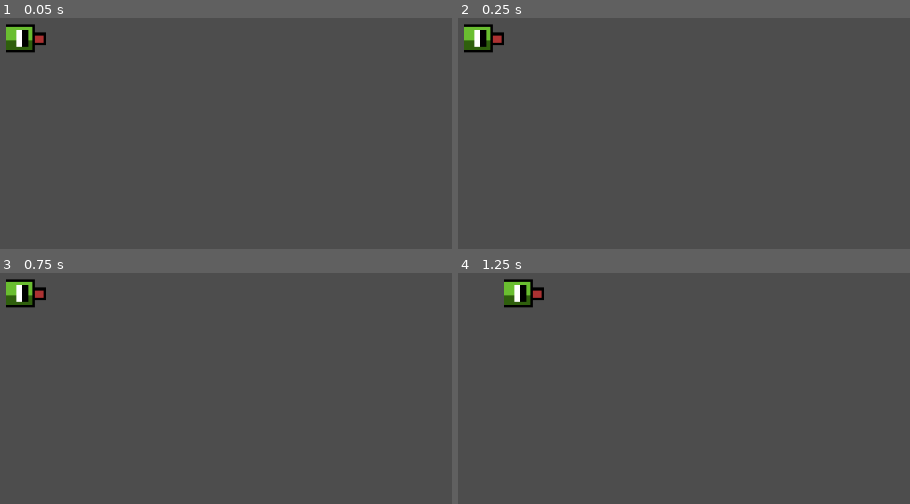
Above: before the commit, frames 1-4 (two rows, left to right).
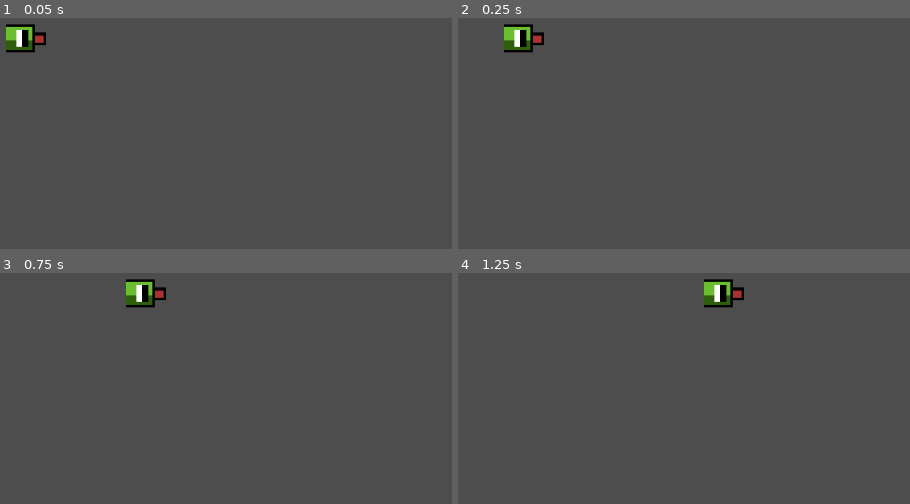
Above: after the commit, the same moments.

Repository: Mixcoatl69/Serpiente-glotona
Game: Godot game, scene res://juego/juego.tscn
The game is run twice, just before and just after one commit, with the same random seed, the same clock (stepped at 60 frames per second) and the same inputs.
Inputs:
- Up to frame 1 (0.05 s): no input
- Up to frame 2 (0.25 s): no input
- Up to frame 3 (0.75 s): hold Right (ui_right) from 0.53 s (still down)
- Up to frame 4 (1.25 s): keep holding Right (ui_right)

Frame 1 is identical in both runs. In frame 2, 1.9% of the frame differs, in the area x 1-20%, y 2-16%; in frame 3, 1.9%; in frame 4, 1.9%.

Commit message:
Añadí función wrap
ahora al llegar al limite de la pantalla la serpiente no se va en una dirección infinita si no que reaparece del lado contrario de la pantalla, además le aumente la velocidad de movimiento al jugador

Diff:
--- a/serpiente-glotona/juego/juego.gd
+++ b/serpiente-glotona/juego/juego.gd
@@ -1,11 +1,12 @@
 class_name Juego extends Node
 
 @onready var Cabeza: cabeza = $Cabeza as cabeza
+@onready var Limites: limites = %Limites as limites
 
 
 var time_between_moves:float = 1000.0
 var time_since_last_move:float = 0
-var speed:float = 1000.0
+var speed:float = 5000.0
 var move_dir:Vector2 = Vector2.RIGHT
 
 func _ready() -> void:
@@ -30,7 +31,8 @@
 		time_since_last_move = 0
 
 func update_serpiente():
-	print("mueve la serpiente")
+
 	var new_pos:Vector2 = Cabeza.position + move_dir * Global.GRID_SIZE
+	new_pos = Limites.wrap_vector(new_pos)
 	Cabeza.move_to(new_pos)
 	pass
--- a/serpiente-glotona/juego/juego.tscn
+++ b/serpiente-glotona/juego/juego.tscn
@@ -1,7 +1,8 @@
-[gd_scene load_steps=3 format=3 uid="uid://dcs1lf7n6ehdw"]
+[gd_scene load_steps=4 format=3 uid="uid://dcs1lf7n6ehdw"]
 
 [ext_resource type="Script" uid="uid://c7w2m8s6cc43q" path="res://juego/juego.gd" id="1_v8xs4"]
 [ext_resource type="PackedScene" uid="uid://dl8kj2y4ignu7" path="res://juego/cabeza.tscn" id="2_wvbjv"]
+[ext_resource type="Script" uid="uid://vgoin7mcm6f2" path="res://juego/limites.gd" id="3_kgj2k"]
 
 [node name="Juego" type="Node"]
 script = ExtResource("1_v8xs4")
@@ -9,3 +10,12 @@
 [node name="Cabeza" parent="." instance=ExtResource("2_wvbjv")]
 unique_name_in_owner = true
 position = Vector2(128, 192)
+
+[node name="Limites" type="Node2D" parent="."]
+unique_name_in_owner = true
+script = ExtResource("3_kgj2k")
+
+[node name="superior_izquierdo" type="Marker2D" parent="Limites"]
+
+[node name="inferior_derecho" type="Marker2D" parent="Limites"]
+position = Vector2(640, 360)
--- /dev/null
+++ b/serpiente-glotona/juego/limites.gd
@@ -0,0 +1,27 @@
+class_name limites extends Node2D
+
+@onready var superior_izquierdo: Marker2D = $superior_izquierdo
+@onready var inferior_derecho: Marker2D = $inferior_derecho
+
+var x_max:float
+var x_min:float
+var y_max:float
+var y_min:float
+
+# Called when the node enters the scene tree for the first time.
+func _ready() -> void:
+	x_max = inferior_derecho.position.x
+	x_min = superior_izquierdo.position.x
+	y_max = inferior_derecho.position.y
+	y_min = superior_izquierdo.position.y
+
+func wrap_vector(v:Vector2) -> Vector2:
+	if v.x > x_max:
+		return Vector2(x_min,v.y)
+	elif v.x < x_min:
+		return Vector2(x_max,v.y)
+	elif v.y > y_max:
+		return Vector2(v.x,y_min)
+	elif v.y < y_min:
+		return Vector2(v.x,y_max)
+	return v
Not shown, added: serpiente-glotona/juego/limites.gd.uid
